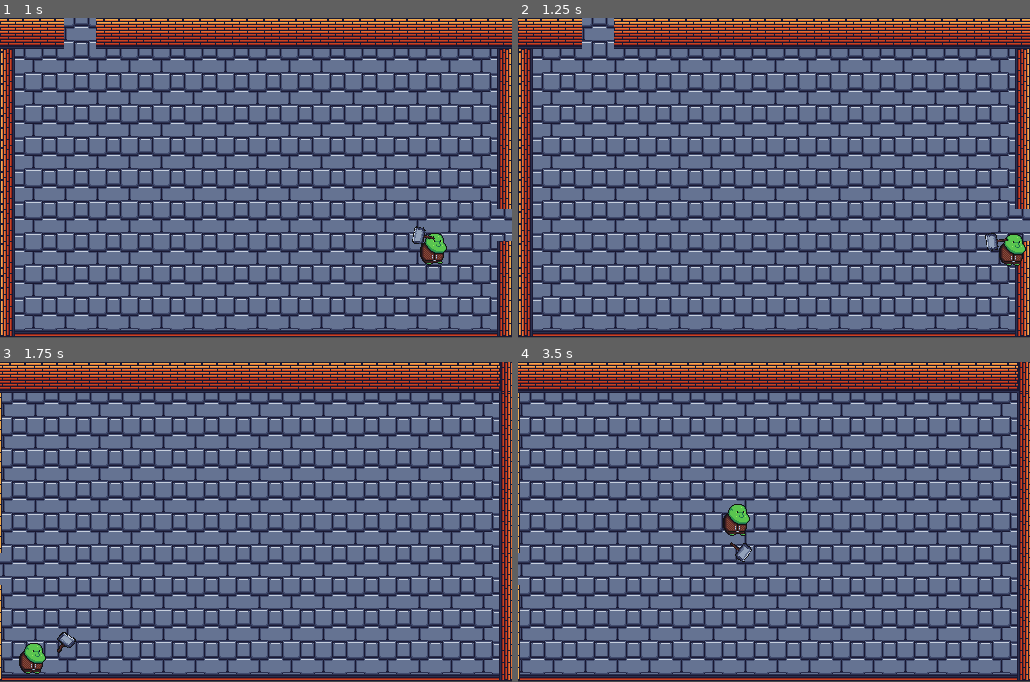
Above: before the commit, frames 1-4 (two rows, left to right).
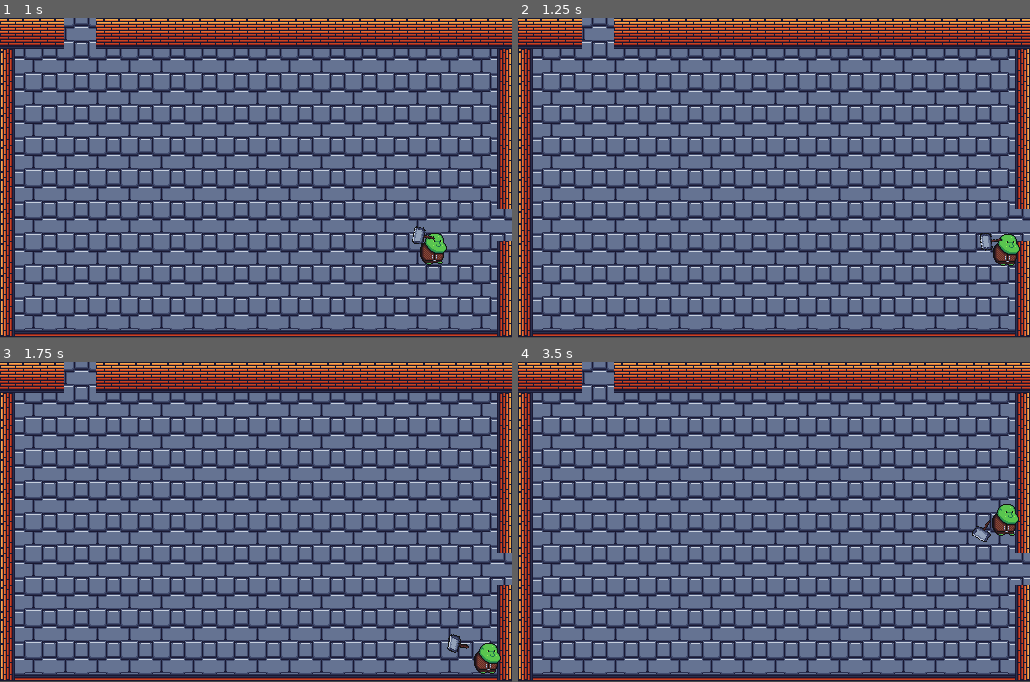
Above: after the commit, the same moments.

Repository: Madhavaprasath/StartupCities
Game: Godot game, scene res://Stages/Stage1/Stage1.tscn
The game is run twice, just before and just after one commit, with the same random seed, the same clock (stepped at 60 frames per second) and the same inputs. The engine's default icon, where the game draws it, is replaced by a stand-in: a white triangle on a blue panel in a dark square.
Inputs (mouse positions are in pixels of both pictures, inside the frame that each line leads up to):
- Up to frame 1 (1 s): move the mouse to (368, 162) at 0.52 s; hold Right (Right) from 0.53 s (still down); tap E (Interact) at 0.6 s
- Up to frame 2 (1.25 s): keep holding Right (Right)
- Up to frame 3 (1.75 s): move the mouse to (153, 538) at 1.27 s; release Right (Right) at 1.28 s; hold S (Down) from 1.28 s (still down); click (153, 538) at 1.35 s
- Up to frame 4 (3.5 s): move the mouse to (825, 451) at 2.02 s; release S (Down) at 2.03 s; hold Right (Right) 2.03-2.78 s; tap E (Interact) at 2.1 s; move the mouse to (748, 586) at 2.77 s; hold Up (Up) from 2.78 s (still down); click (748, 586) at 2.85 s

Frame 1 is identical in both runs. In frame 2, 0.5% of the frame differs, in the area x 90-100%, y 67-78%; in frame 3, 23%; in frame 4, 23%, in the area x 0-100%, y 0-100%.

Commit message:
Fixed wall that doesnt have any collision

Diff:
--- a/2K Euros/Stages/TileMap/TileMap.tscn
+++ b/2K Euros/Stages/TileMap/TileMap.tscn
@@ -1,41 +1,44 @@
-[gd_scene load_steps=14 format=2]
+[gd_scene load_steps=15 format=2]
 
 [ext_resource path="res://Assets/Tiles/tiles_32x32.png" type="Texture" id=1]
 
+[sub_resource type="ConvexPolygonShape2D" id=1]
+points = PoolVector2Array( 32, 32, 0, 32, 0, 0, 32, 0 )
+
 [sub_resource type="ConvexPolygonShape2D" id=2]
+points = PoolVector2Array( 0, 0, 32, 0, 32, 32, 0, 32 )
+
+[sub_resource type="ConvexPolygonShape2D" id=3]
+points = PoolVector2Array( 32, 32, 17.1065, 32, 17.1065, 0.258926, 32, 0.258926 )
+
+[sub_resource type="ConvexPolygonShape2D" id=4]
+points = PoolVector2Array( 0, 25.9795, 14.9886, 25.9795, 14.9886, 32, 0, 32 )
+
+[sub_resource type="ConvexPolygonShape2D" id=5]
+points = PoolVector2Array( 32, 32, 16.9696, 32, 17.0475, 26.189, 32, 26.1111 )
+
+[sub_resource type="ConvexPolygonShape2D" id=6]
 points = PoolVector2Array( 32, 32, 0, 32, 0, 0, 32, 0 )
 
-[sub_resource type="ConvexPolygonShape2D" id=3]
-points = PoolVector2Array( 0, 0, 32, 0, 32, 32, 0, 32 )
+[sub_resource type="ConvexPolygonShape2D" id=7]
+points = PoolVector2Array( 15.0016, 32, 0, 32, 0, 0, 15.0016, 0 )
+
+[sub_resource type="ConvexPolygonShape2D" id=8]
+points = PoolVector2Array( 32, 32, 17.1386, 32, 17.1386, 0, 32, 0.169449 )
 
 [sub_resource type="ConvexPolygonShape2D" id=9]
-points = PoolVector2Array( 32, 32, 17.1065, 32, 17.1065, 0.258926, 32, 0.258926 )
+points = PoolVector2Array( 14.9886, 0, 14.8988, 25.2289, 32, 25.1167, 32, 32, 0, 32, 0, 0 )
 
 [sub_resource type="ConvexPolygonShape2D" id=10]
-points = PoolVector2Array( 0, 25.9795, 14.9886, 25.9795, 14.9886, 32, 0, 32 )
+points = PoolVector2Array( 32, 32, 0, 32, 0, 24.9792, 32, 24.7923 )
 
 [sub_resource type="ConvexPolygonShape2D" id=11]
-points = PoolVector2Array( 32, 32, 16.9696, 32, 17.0475, 26.189, 32, 26.1111 )
-
-[sub_resource type="ConvexPolygonShape2D" id=4]
-points = PoolVector2Array( 32, 32, 0, 32, 0, 0, 32, 0 )
-
-[sub_resource type="ConvexPolygonShape2D" id=5]
-points = PoolVector2Array( 15.0016, 32, 0, 32, 0, 0, 15.0016, 0 )
-
-[sub_resource type="ConvexPolygonShape2D" id=6]
-points = PoolVector2Array( 14.9886, 0, 14.8988, 25.2289, 32, 25.1167, 32, 32, 0, 32, 0, 0 )
-
-[sub_resource type="ConvexPolygonShape2D" id=7]
-points = PoolVector2Array( 32, 32, 0, 32, 0, 24.9792, 32, 24.7923 )
-
-[sub_resource type="ConvexPolygonShape2D" id=8]
 points = PoolVector2Array( 17.0916, 0, 32, 0, 32, 32, 0, 32, 0, 24.9753, 17.0375, 24.9888 )
 
 [sub_resource type="ConvexPolygonShape2D" id=12]
 points = PoolVector2Array( 0, 0, 14.8988, 0, 15.0109, 32, 0, 32 )
 
-[sub_resource type="TileSet" id=1]
+[sub_resource type="TileSet" id=13]
 0/name = "tiles_32x32.png 0"
 0/texture = ExtResource( 1 )
 0/tex_offset = Vector2( 0, 0 )
@@ -144,9 +147,16 @@
 5/navigation_offset = Vector2( 0, 0 )
 5/shape_offset = Vector2( 0, 0 )
 5/shape_transform = Transform2D( 1, 0, 0, 1, 0, 0 )
+5/shape = SubResource( 8 )
 5/shape_one_way = false
-5/shape_one_way_margin = 0.0
-5/shapes = [  ]
+5/shape_one_way_margin = 1.0
+5/shapes = [ {
+"autotile_coord": Vector2( 0, 0 ),
+"one_way": false,
+"one_way_margin": 1.0,
+"shape": SubResource( 8 ),
+"shape_transform": Transform2D( 1, 0, 0, 1, 0, 0 )
+} ]
 5/z_index = 0
 6/name = "tiles_32x32.png 6"
 6/texture = ExtResource( 1 )
@@ -298,19 +308,19 @@
 13/navigation_offset = Vector2( 0, 0 )
 13/shape_offset = Vector2( 0, 0 )
 13/shape_transform = Transform2D( 1, 0, 0, 1, 0, 0 )
-13/shape = SubResource( 11 )
+13/shape = SubResource( 5 )
 13/shape_one_way = false
 13/shape_one_way_margin = 1.0
 13/shapes = [ {
 "autotile_coord": Vector2( 0, 0 ),
 "one_way": false,
 "one_way_margin": 1.0,
-"shape": SubResource( 11 ),
+"shape": SubResource( 5 ),
 "shape_transform": Transform2D( 1, 0, 0, 1, 0, 0 )
 } ]
 13/z_index = 0
 
 [node name="TileMap" type="TileMap"]
-tile_set = SubResource( 1 )
+tile_set = SubResource( 13 )
 cell_size = Vector2( 32, 32 )
 format = 1
Not shown: 9 places in 2K Euros/Stages/TileMap/TileMap.tscn that only renumber resources
